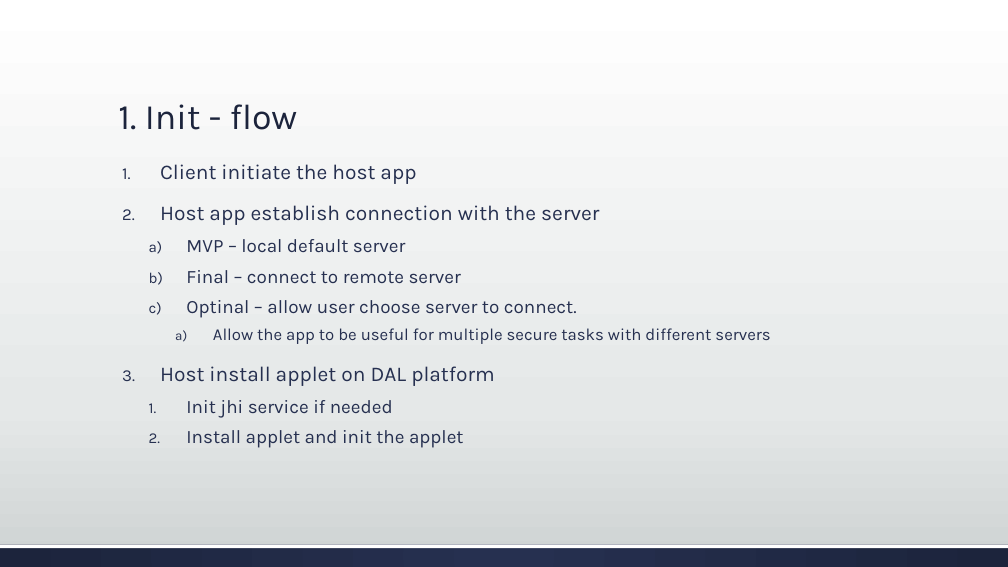
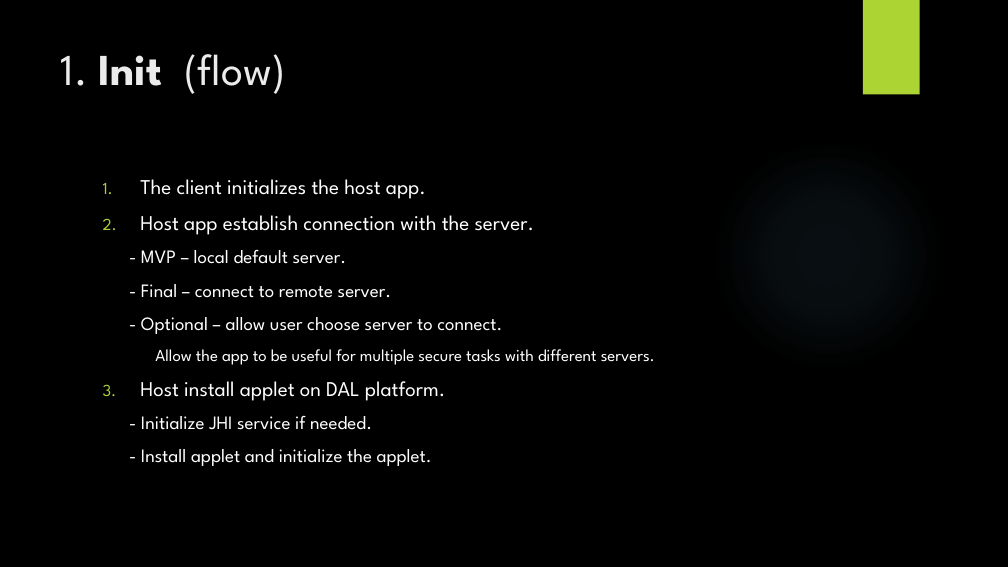
Before and after one commit to YishaiShilo/OurProject, a slide deck: slide 4 of Secure image display flow and details.pptx. Drawn at 1008x567 pixels with LibreOffice and Linux fonts; fonts in the diff are those of the drawing; background and template pictures are left out. Boxes give left, top, right and bottom in pixels: in the first picture for what was removed or moved away, otherwise in the second. Text is boxed around its words. In the diff, an @@ line names an element or a change of style, - is before the commit and + after.

```diff
--- a/Secure image display flow and details.pptx
+++ b/Secure image display flow and details.pptx
@@ background gradient #FFFFFF to #E5E8E8 to #CDD2D2 to picture (left out) @@
@@ rectangle added at [863, 0, 920, 95], fill #ACD433 @@
@@ title "1. Init (flow)" at [61, 54, 285, 94]: vertical alignment bottom to top @@
@@ title at [61, 54, 285, 94]: text changed; size 34 to 42 pt; font Karla to League Spartan; text colour #1D243C to #EBEBEB @@
-1. Init - flow
+1. Init (flow)
@@ ellipse added at [712, 138, 944, 371], fill gradient #7AC4F0 @@
@@ text at [140, 179, 655, 466]: text changed; font Karla to League Spartan; text colour #263050 to #FFFFFF @@
-1. Client initiate the host app
-2. Host app establish connection with the server
-  a) MVP – local default server
-  b) Final – connect to remote server
-  c) Optinal – allow user choose server to connect.
-    a) Allow the app to be useful for multiple secure tasks with different servers
-3. Host install applet on DAL platform
-  1. Init jhi service if needed
-  2. Install applet and init the applet
+1. The client initializes the host app.
+2. Host app establish connection with the server.
+  - MVP – local default server.
+  - Final – connect to remote server.
+  - Optional – allow user choose server to connect.
+    Allow the app to be useful for multiple secure tasks with different servers.
+3. Host install applet on DAL platform.
+  - Initialize JHI service if needed.
+  - Install applet and initialize the applet.
@@ rectangle removed at [0, 544, 1008, 567] @@
@@ rectangle removed at [0, 544, 1008, 548] @@
```
Also in this commit, not shown: 5 other slides changed, 1 slide added, 2 slides removed.
